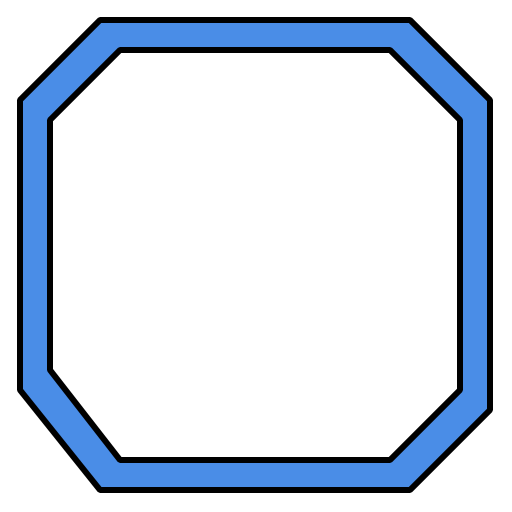
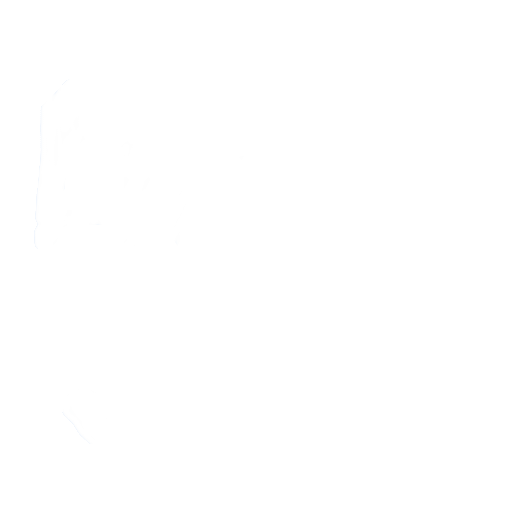
Revision of a layered (512, 512) image; what changed, layer by layer:
hid "kopie Pozadí" over <box>17,17,493,493</box>
hid "Pozadí" over <box>18,18,492,492</box>
added layer "pozadi_cele" over <box>34,38,472,472</box>
